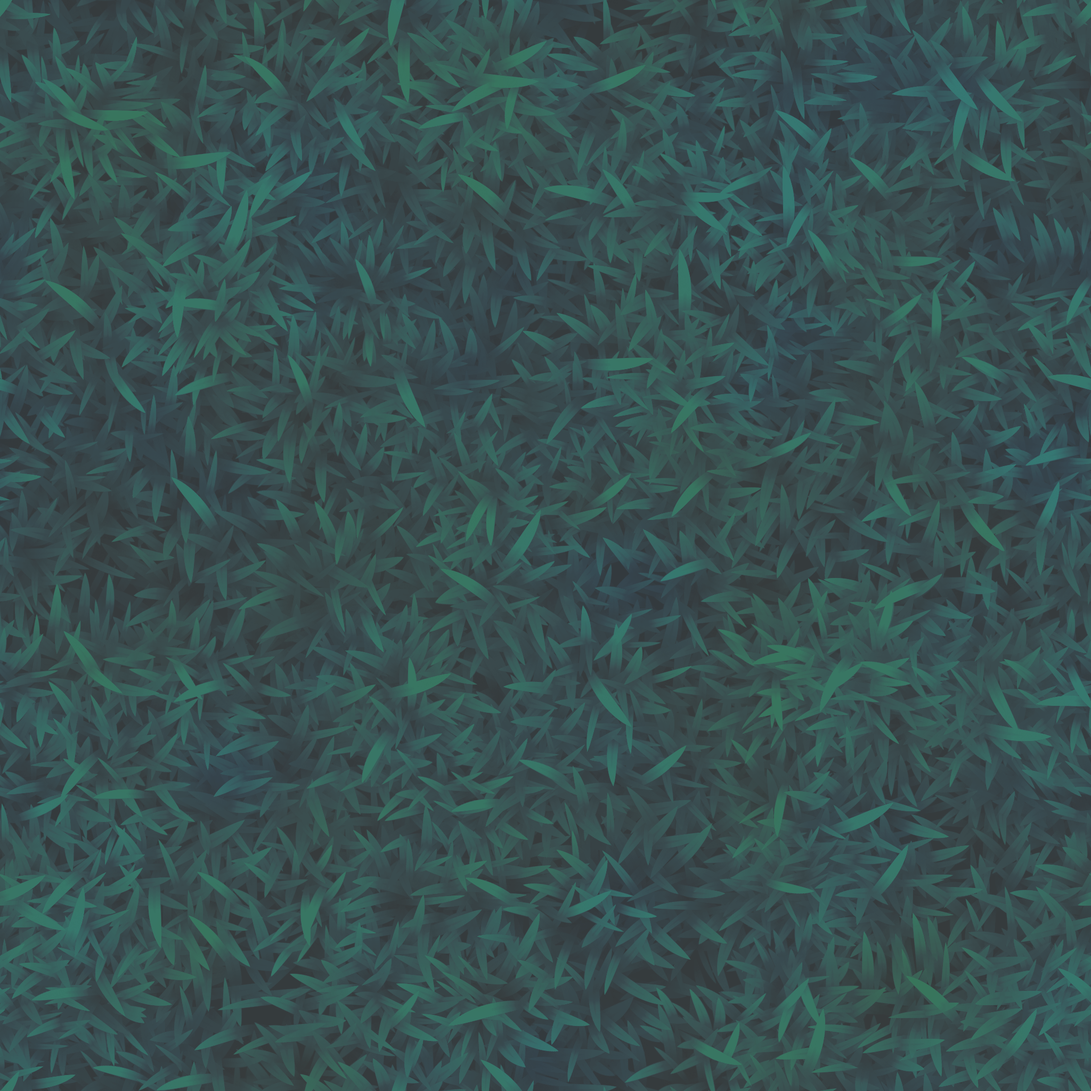
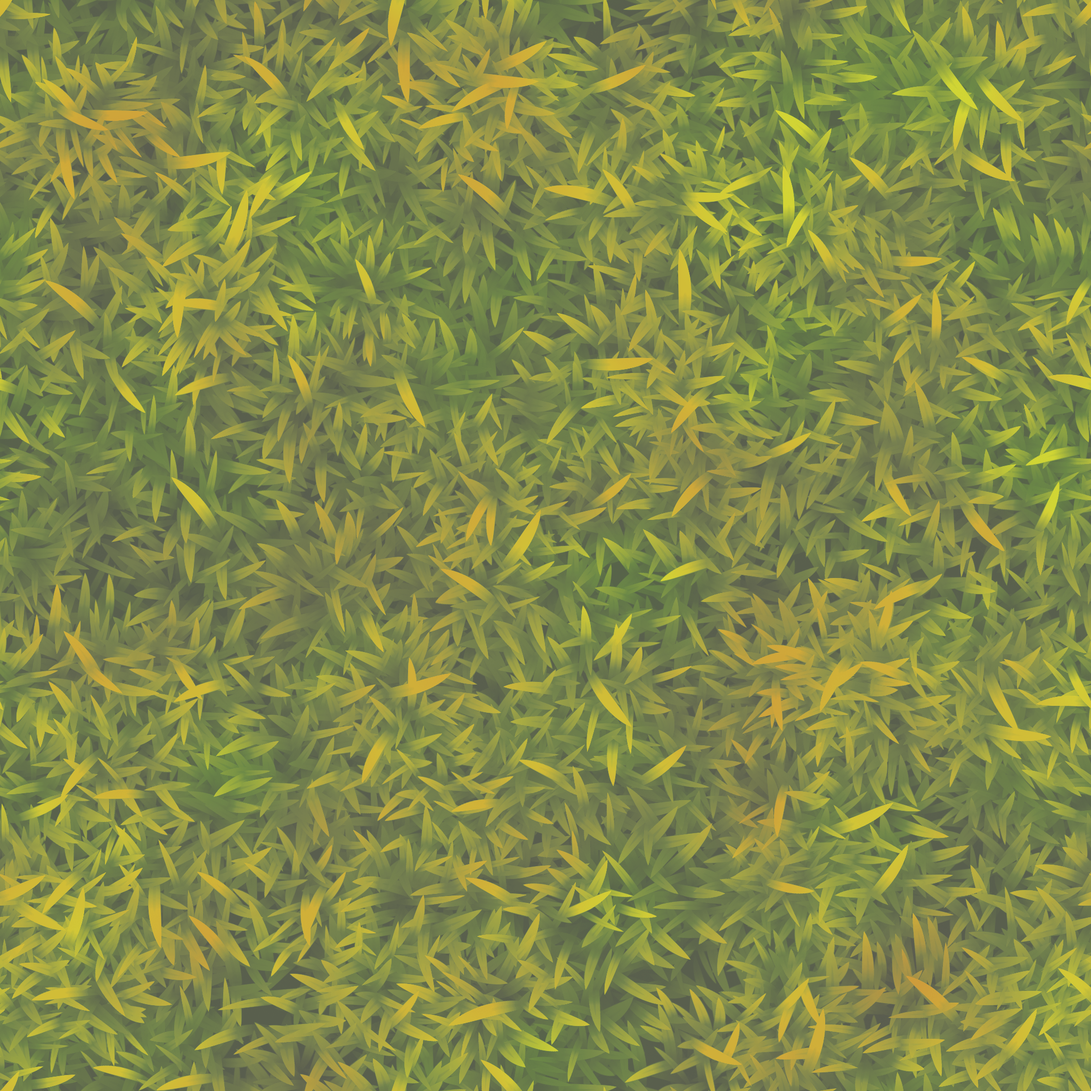
Comparing the layer stacks of the two 1091×1091 images. Changes:
pixels changed over (0, 0, 1091, 1091) (layer not identified)
